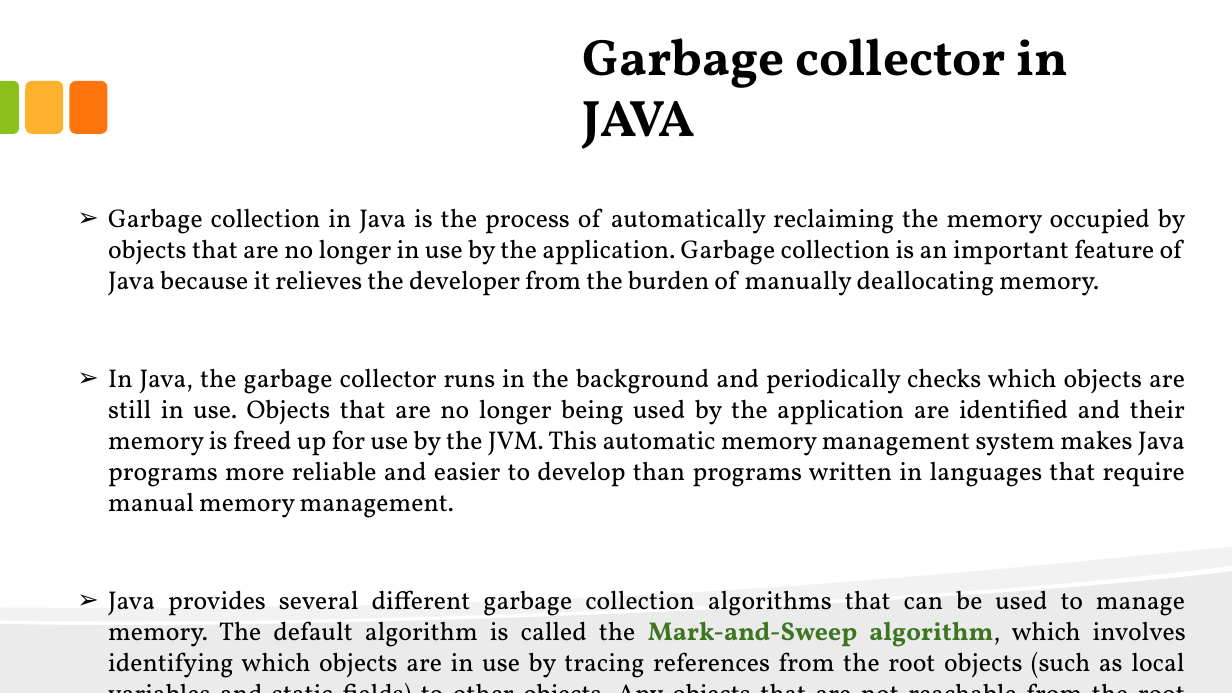
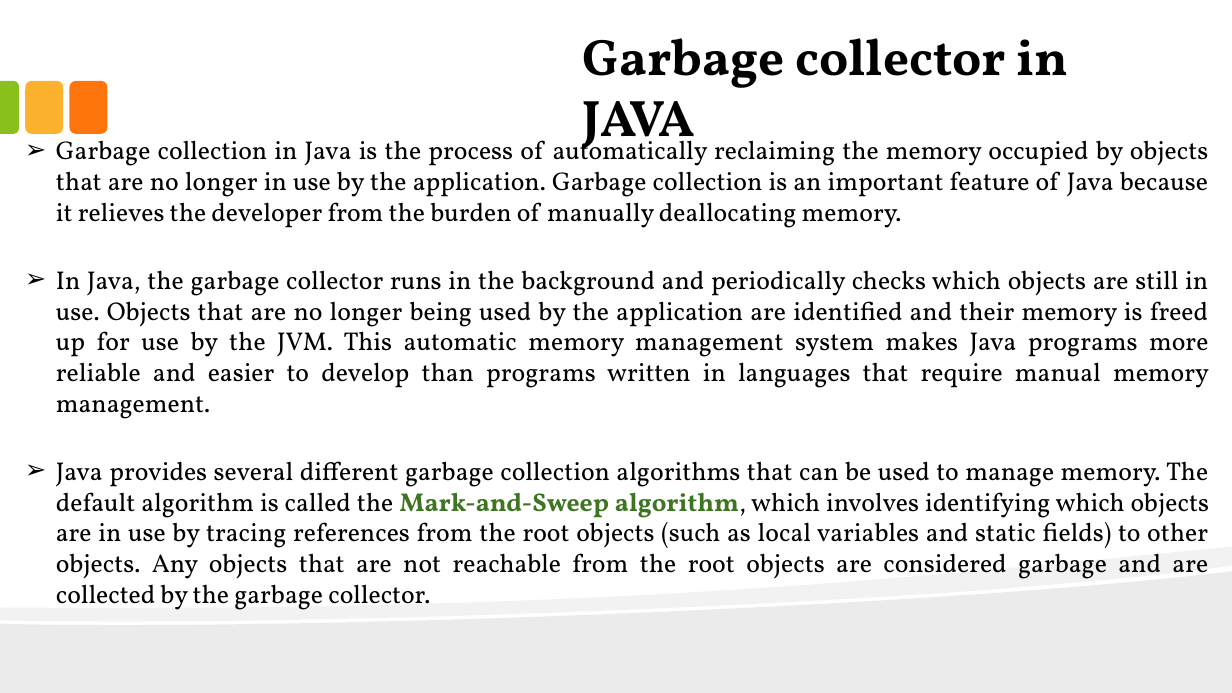
Before and after one commit to anirudhagaikwad/Java_Programming, a slide deck: slide 22 of Java_PPT/#1_Introduction_of_Java.pptx. Drawn at 1232x693 pixels with LibreOffice and Linux fonts; fonts in the diff are those of the drawing. Boxes give left, top, right and bottom in pixels: in the first picture for what was removed or moved away, otherwise in the second. Text is boxed around its words. In the diff, an @@ line names an element or a change of style, - is before the commit and + after.

```diff
--- a/Java_PPT/#1_Introduction_of_Java.pptx
+++ b/Java_PPT/#1_Introduction_of_Java.pptx
@@ text "Garbage collection in Java is ..." rewrapped from [108,208,1186,678] to [56,135,1209,579] @@
```
Also in this commit, not shown: 5 other slides changed, 19 other files.
